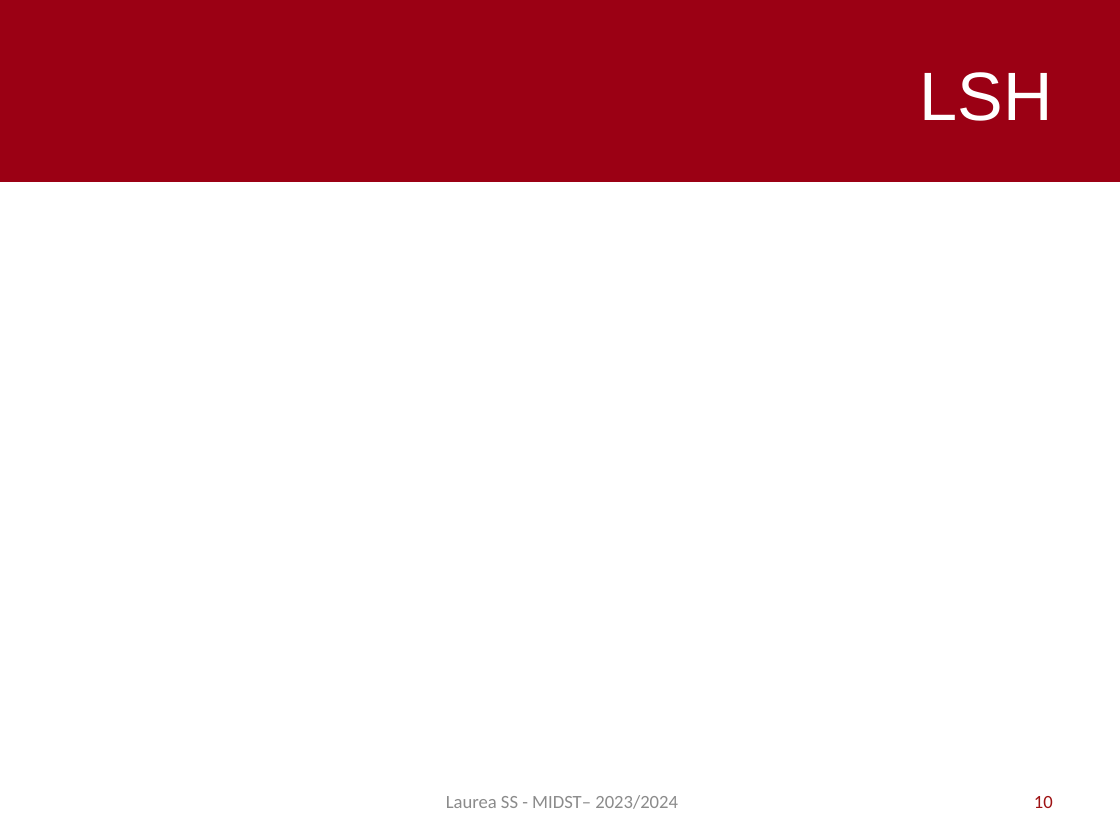
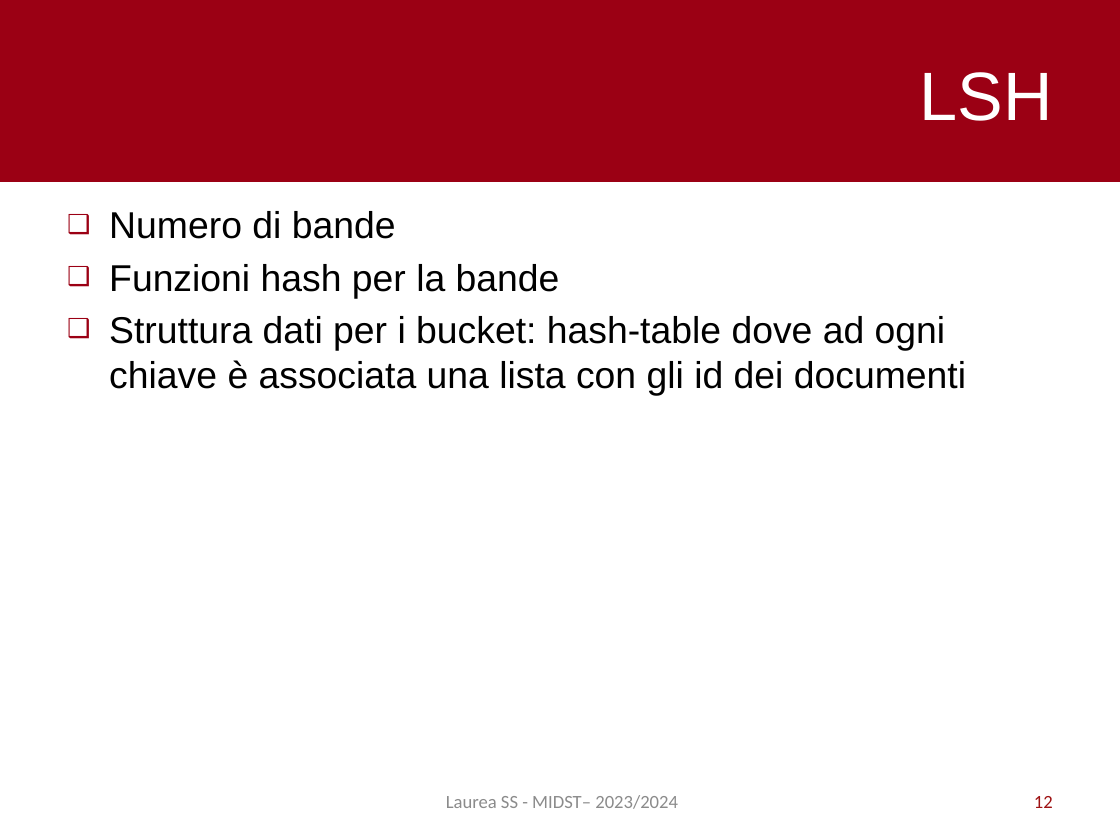
Before and after one commit to pietro-stangherlin/near_duplicate_doc_lsh, a slide deck: slide 12 of slides/ita/slides_ita.pptx (slide 10 before the commit). Drawn at 1120x840 pixels with LibreOffice and Linux fonts; fonts in the diff are those of the drawing. Boxes give left, top, right and bottom in pixels: in the first picture for what was removed or moved away, otherwise in the second. Text is boxed around its words. In the diff, an @@ line names an element or a change of style, - is before the commit and + after.

Commit message:
Added slides about Shingles,MinHash, LSH and added slide_ita.pdf

```diff
--- a/slides/ita/slides_ita.pptx
+++ b/slides/ita/slides_ita.pptx
@@ text added at <box>109,211,966,395</box>, 24 pt, text #000000 @@
+❑ Numero di bande
+❑ Funzioni hash per la bande
+❑ Struttura dati per i bucket: hash-table dove ad ogni chiave è associata una lista con gli id dei documenti
@@ page number at <box>1034,796,1053,808</box>: text changed @@
-10
+12
```
Also in this commit, not shown: 3 other slides changed, 2 slides added.
